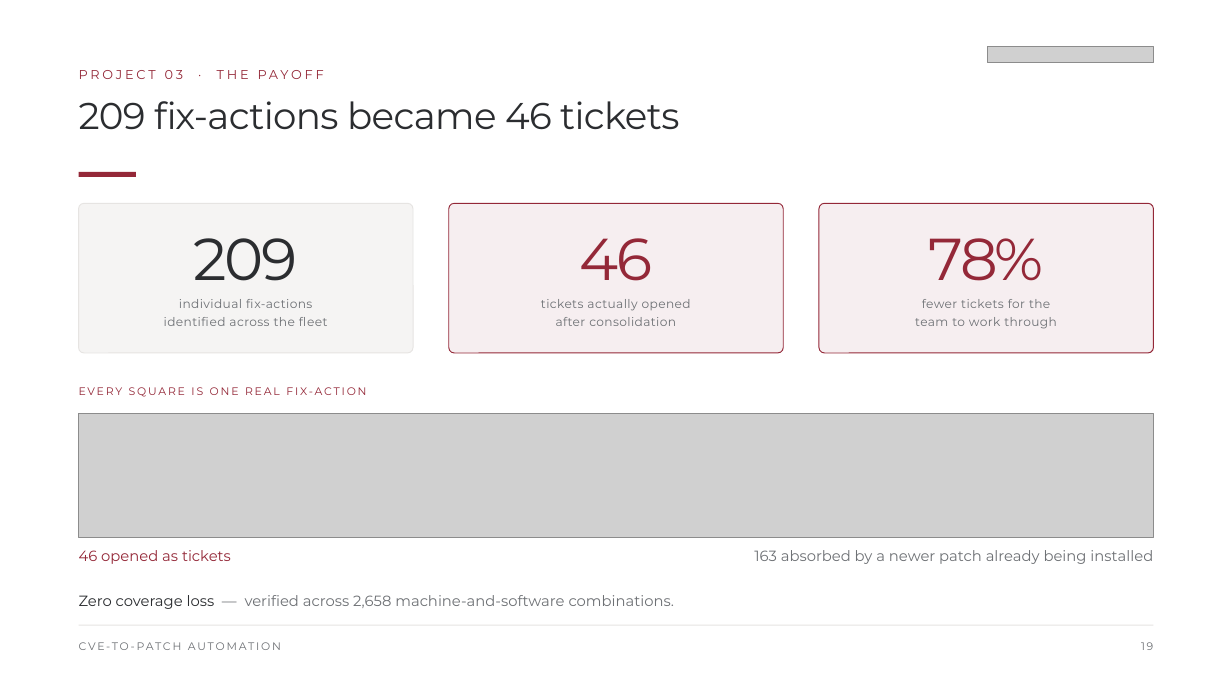
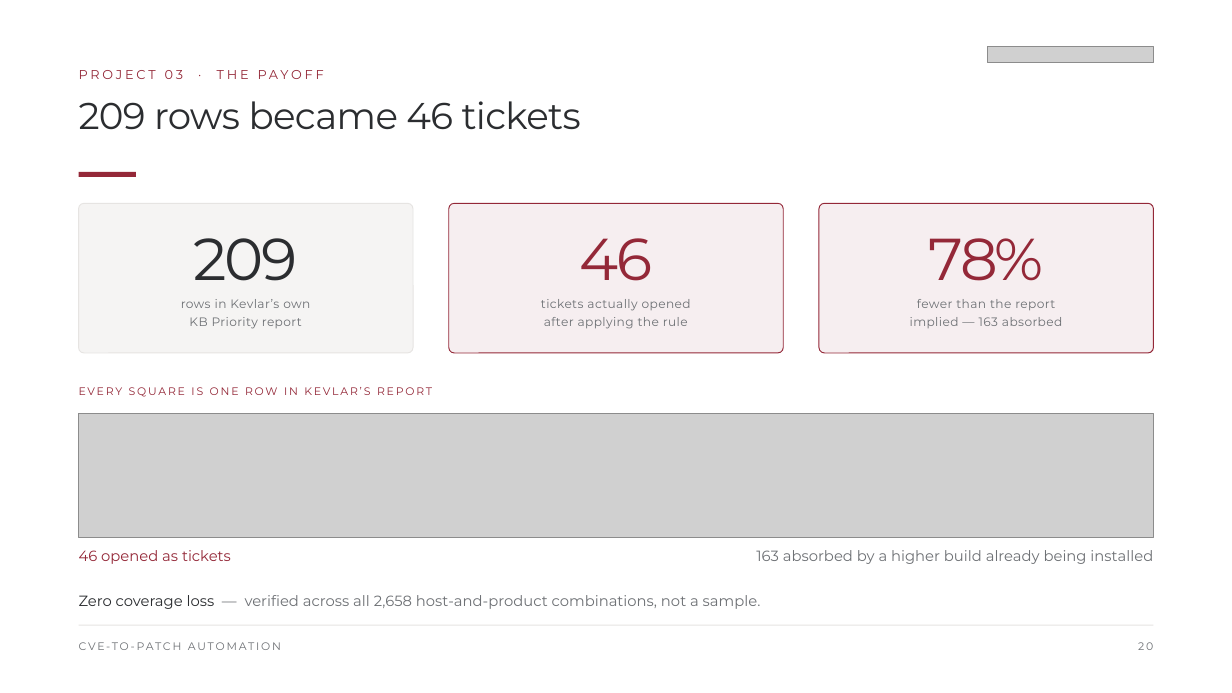
Before and after one commit to Jairmald/ai, a slide deck: slide 20 of out/Internship_Exit_Presentation_Stewart.pptx (slide 19 before the commit). Drawn at 1232x693 pixels with LibreOffice and Linux fonts; fonts in the diff are those of the drawing; grey boxes stand for pictures. Boxes give left, top, right and bottom in pixels: in the first picture for what was removed or moved away, otherwise in the second. Text is boxed around its words. In the diff, an @@ line names an element or a change of style, - is before the commit and + after.

```diff
--- a/out/Internship_Exit_Presentation_Stewart.pptx
+++ b/out/Internship_Exit_Presentation_Stewart.pptx
@@ text at <box>79,101,581,130</box>: text changed @@
-209 fix-actions became 46 tickets
+209 rows became 46 tickets
@@ text at <box>181,299,310,329</box>: text changed @@
-individual fix-actions
-identified across the fleet
+rows in Kevlar’s own
+KB Priority report
@@ text at <box>910,299,1062,328</box>: text changed @@
-fewer tickets for the
-team to work through
+fewer than the report
+implied — 163 absorbed
@@ text at <box>544,317,688,329</box>: text changed @@
-after consolidation
+after applying the rule
@@ text at <box>79,387,432,397</box>: text changed @@
-EVERY SQUARE IS ONE REAL FIX-ACTION
+EVERY SQUARE IS ONE ROW IN KEVLAR’S REPORT
@@ text at <box>756,550,1153,564</box>: text changed @@
-163 absorbed by a newer patch already being installed
+163 absorbed by a higher build already being installed
@@ text at <box>79,595,761,609</box>: text changed @@
-Zero coverage loss — verified across 2,658 machine-and-software combinations.
+Zero coverage loss — verified across all 2,658 host-and-product combinations, not a sample.
@@ text at <box>1138,642,1153,650</box>: text changed @@
-19
+20
```
Also in this commit, not shown: 6 other slides changed, 2 slides added, 1 slide removed, 9 other files.
